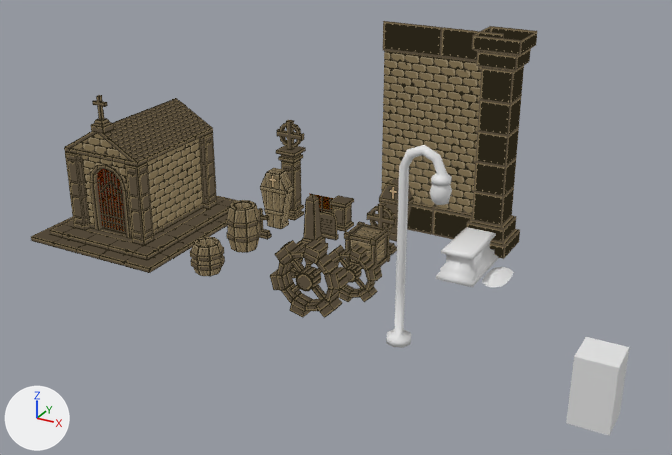
One commit to the Blender file Assets/_VanHelsingVR/Art/Blender/Props/Graveyard/Graveyard.blend: the scene before it, then after it.
The view is the same before and after, from a 50 mm lens placed at (9.0, -19.9, 12.9), pointed at (-3.4, 2.6, 1.6). Arrows for +X, +Y and +Z are at lower left; the lights stay in place. The picture after the commit comes second.

The first picture shows 'Barrel', 'BigSteam.001', 'Box', 'Coffin.001', 'Cover.001', 'Cube', 'Cube.001', 'Cube.002', 'Cube.003', 'Cylinder', 'Door', 'DoorFrame', 'GraveStone', 'GraveStone.001', 'GraveStone.002', 'LargePilar', 'Mausoleum', 'MiddleSteam', 'Pillar', 'Reference', 'Wall' and 8 more.
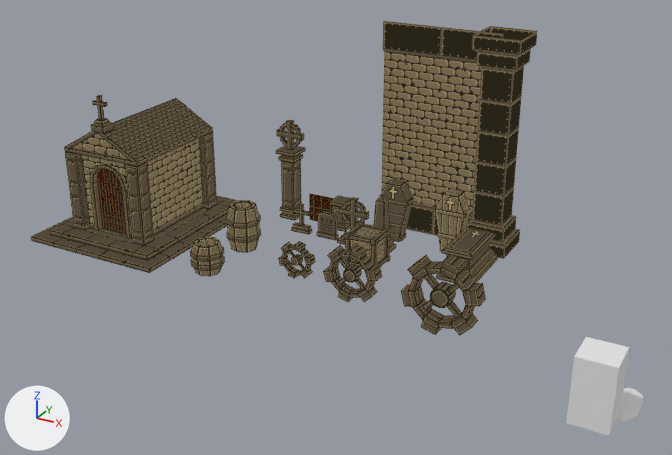
Commit message: Graveyard Update

Where the newer file only moved an object's origin or applied its transform, the numbers keep the older frame.

Where the change shows, as pixel boxes [x1, y1, x2, y2] in the pictures (672 x 455 px):
'BigSteam.001', moved: before [270, 239, 348, 318]; after [401, 254, 486, 336]
'Cylinder', hidden: before [386, 145, 452, 348]
'Cover.001', moved: before [260, 171, 287, 229]; after [435, 193, 465, 251]
'Cube', recoloured (white to brown): [436, 242, 498, 283] in both
'GraveStone', moved: before [300, 194, 328, 246]; after [373, 194, 397, 254]
'GraveStone.002', moved: before [366, 203, 397, 256]; after [337, 197, 369, 245]
'Cube.002', moved: before [482, 267, 514, 287]; after [617, 388, 643, 421]
'Coffin.001', moved: before [268, 168, 294, 229]; after [435, 189, 471, 230]
'GraveStone.001', moved: before [258, 208, 272, 240]; after [291, 204, 312, 235]
'Cube.003', hidden: before [429, 184, 452, 205]
part 1 of me_cube_017, recoloured (white to brown): [441, 227, 496, 260] in both

What changed in the scene script:
```text
Change me_cube_016:
    where me_cube_016.from_pydata(...)  # 32 vertices, 30 faces; spans x -0.59..0.59, y -1.09..1.09, z -0.25..0.17
    add me_cube_016.materials.append(mat_material)
Change me_cube_017:
    used by ob_cube_001; location = (0.0, 5.0, 0.5); scale = (1.0, 1.0, 2.0)
    remove me_cube_017.from_pydata(...)  # 16 vertices, 13 faces; spans x -0.5..0.5, y -1.0..1.0, z 0.17..0.25
    add me_cube_017.from_pydata(...)  # 12 vertices, 10 faces; spans x -0.5..0.5, y -1.0..1.0, z 0.17..0.25
    me_cube_017 part 1: 9 faces spanning x -0.5..0.5, y -1.0..1.0, z 0.17..0.25 switch from no material to mat_material
    edits to the shape of me_cube_017 do not show in these pictures
Change ob_gravestone_001:
    ob_gravestone_001.location: (-7.0, 4.0, 0.45) -> (-6.0, 5.0, 0.45)
Change ob_gravestone_002:
    ob_gravestone_002.location: (-3.0, 5.0, 0.7) -> (-4.0, 5.0, 0.7)
Change ob_gravestone:
    ob_gravestone.location: (-5.0, 4.0, 0.5) -> (-3.0, 5.0, 0.5)
Change ob_coffin_001:
    ob_coffin_001.location: (-7.0, 5.0, 1.0) -> (-1.0, 6.0, 1.0)
Change ob_cover_001:
    ob_cover_001.location: (-7.38, 4.88, 0.66) -> (-1.38, 5.88, 0.66)
Change ob_bigsteam_001:
    ob_bigsteam_001.location: (-4.0, 2.03, 0.0) -> (0.0, 3.03, 0.0)
Change ob_cube_002:
    ob_cube_002.location: (1.0, 5.0, 0.0) -> (6.0, 0.0, 0.0)
Change ob_cylinder:
    add ob_cylinder.hide_set(True)
Change ob_cube_003:
    add ob_cube_003.hide_set(True)
```
